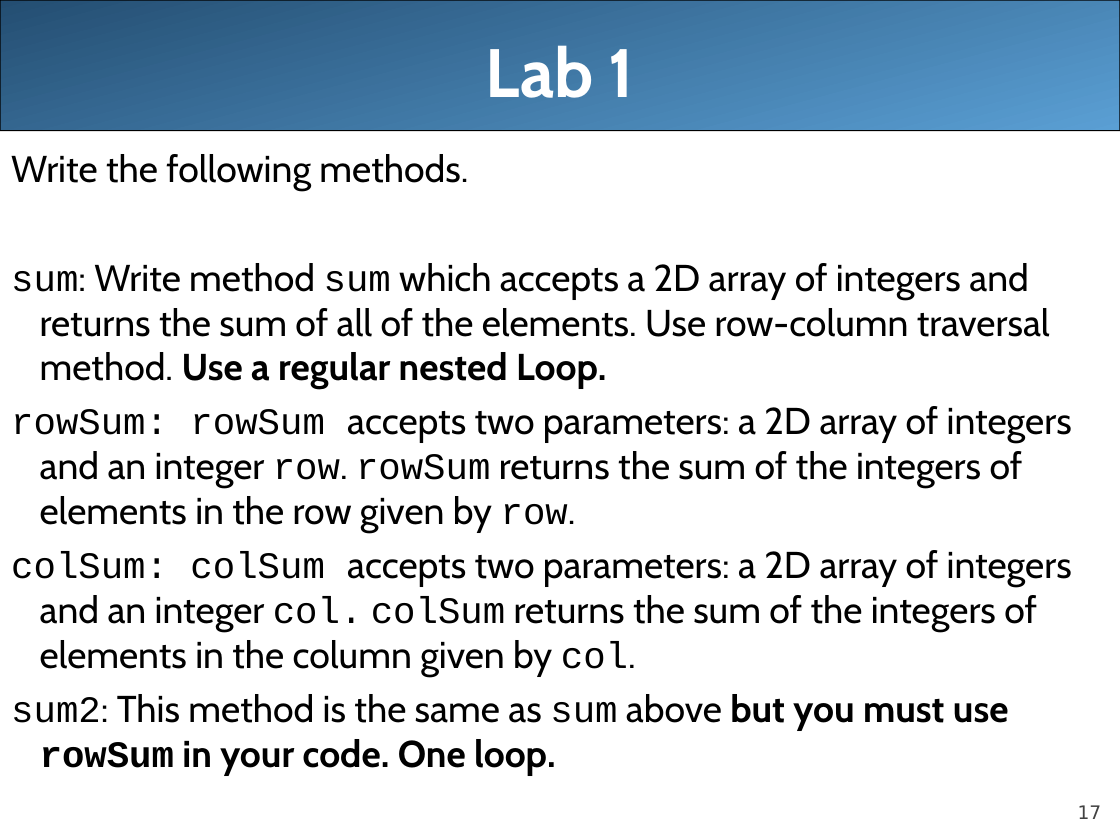
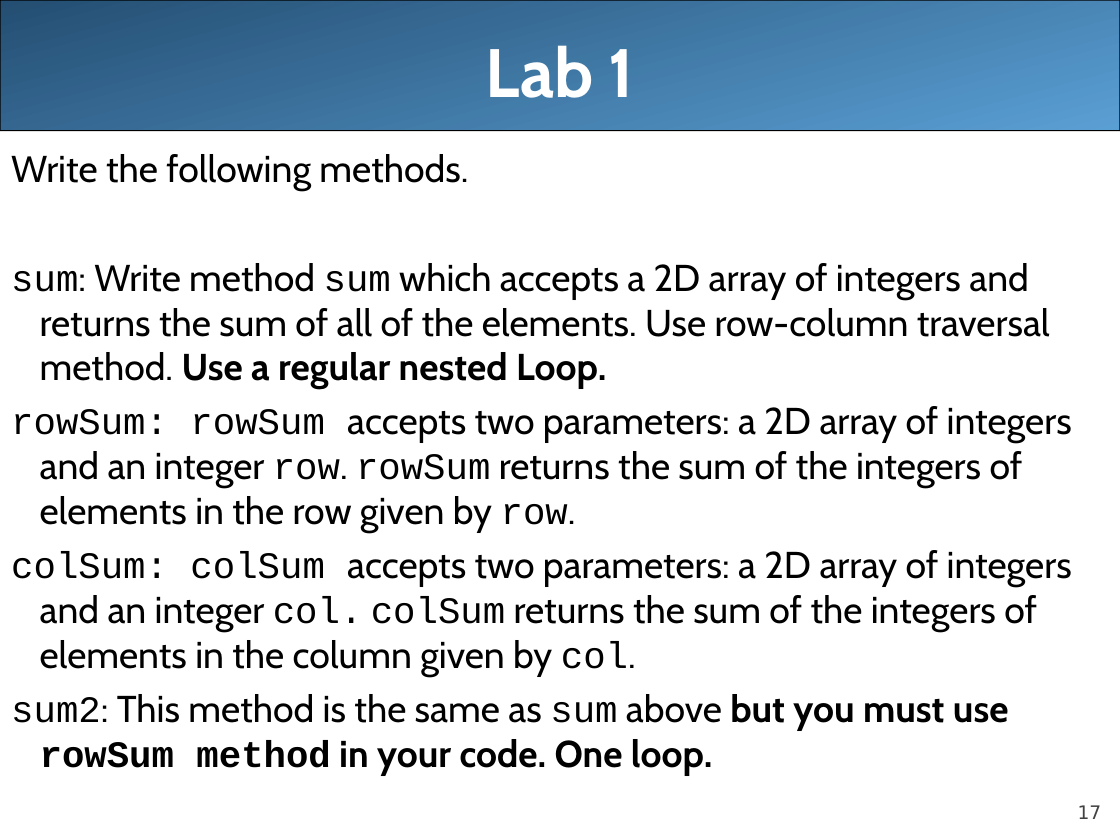
Before and after one commit to LongBaoNguyen/longbaonguyen.github.io, a slide deck: slide 17 of courses/apcsa/lecture20.ppt. Drawn at 1120x840 pixels with LibreOffice and Linux fonts; fonts in the diff are those of the drawing. Boxes give left, top, right and bottom in pixels: in the first picture for what was removed or moved away, otherwise in the second. Text is boxed around its words. In the diff, an @@ line names an element or a change of style, - is before the commit and + after.

```diff
--- a/courses/apcsa/lecture20.ppt
+++ b/courses/apcsa/lecture20.ppt
@@ text at (11,694,1009,775): text changed @@
-sum2: This method is the same as sum above but you must use rowSum in your code. One loop.
+sum2: This method is the same as sum above but you must use rowSum method in your code. One loop.
```
Also in this commit, not shown: 3 other slides changed, 1 other file.
